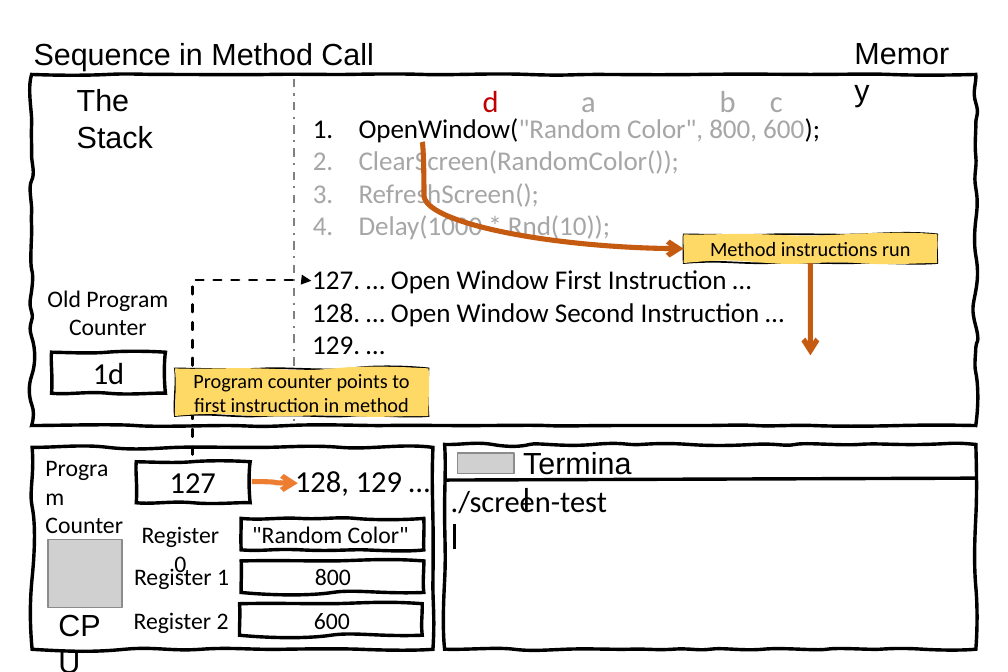
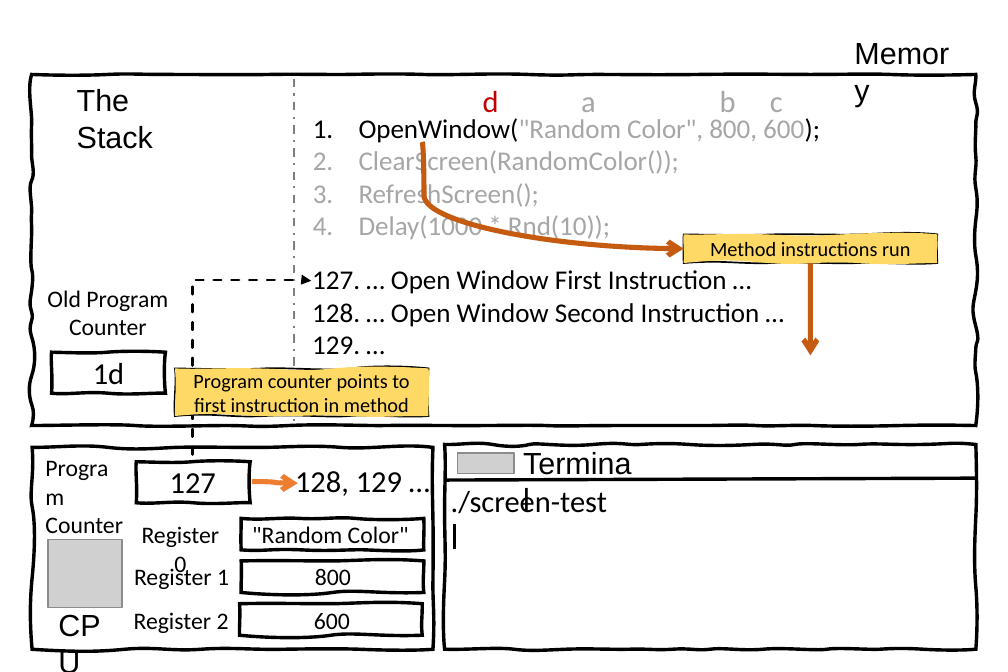
Before and after one commit to splashkit/the-programmers-field-guide, a slide deck: slide 5 of resources/ppt-slides/sequence-data-method-call.pptx (slide 6 before the commit). Drawn at 1008x672 pixels with LibreOffice and Linux fonts; fonts in the diff are those of the drawing; grey boxes stand for pictures; background and template pictures are left out. Boxes give left, top, right and bottom in pixels: in the first picture for what was removed or moved away, otherwise in the second. Text is boxed around its words. In the diff, an @@ line names an element or a change of style, - is before the commit and + after.

Commit message:
Edit P0C1 Method Call concept.

```diff
--- a/resources/ppt-slides/sequence-data-method-call.pptx
+++ b/resources/ppt-slides/sequence-data-method-call.pptx
@@ text removed at (34, 43, 373, 71) @@
-Sequence in Method Call
```
Also in this commit, not shown: 7 other slides changed, 1 slide removed, 12 other files.
